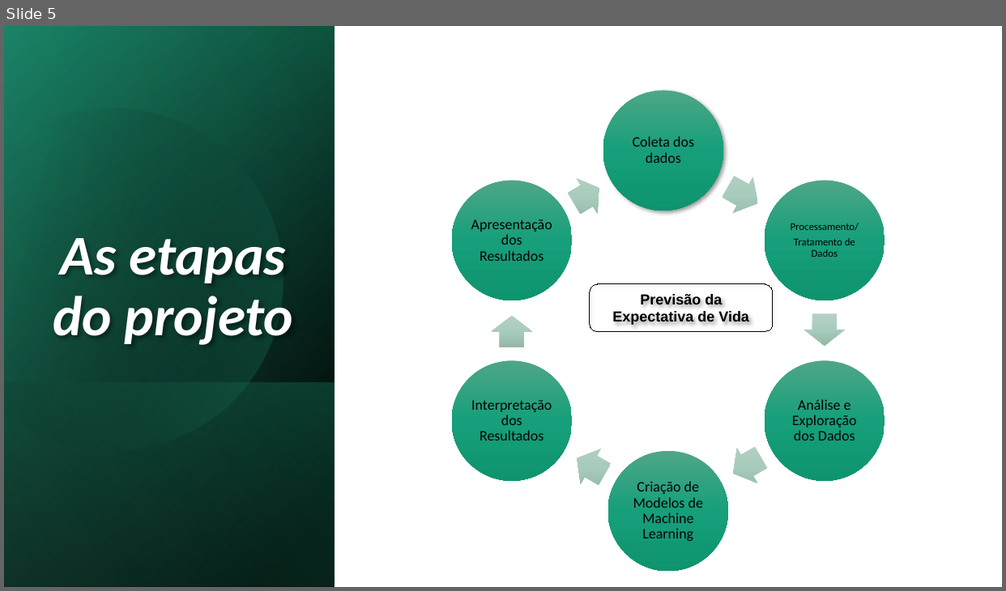
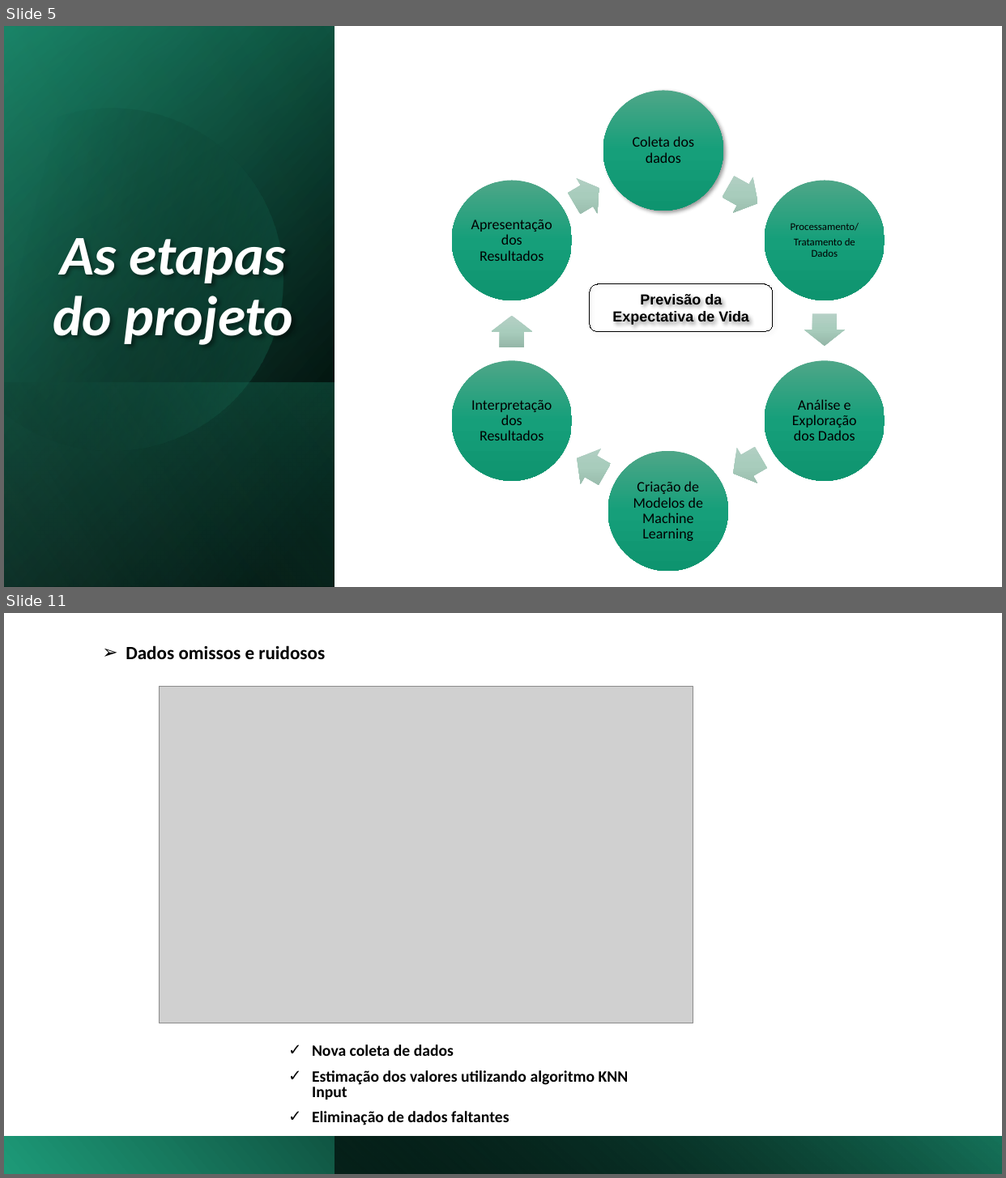
Before and after one commit to alessandra-barbosa/life_expectancy_prediction, a slide deck: pdf/life_expectancy.pptx. Shown one above the other, each under a label of ours: slide 5 before the commit, slides 5 and 11 after it; the slides between them are not shown. The pictures are 1006x591 and 1006x1178 pixels, drawn with LibreOffice and Linux fonts; fonts in the diff are those of the drawing; grey boxes stand for pictures. Boxes give left, top, right and bottom in pixels: in the first picture for what was removed or moved away, otherwise in the second. Text is boxed around its words. In the diff, an @@ line names an element or a change of style, - is before the commit and + after.

```diff
--- a/pdf/life_expectancy.pptx
+++ b/pdf/life_expectancy.pptx
@@ slide 11 added at (x1=4, y1=613, x2=1002, y2=1174), background #FFFFFF @@
@@ title added at (x1=126, y1=645, x2=325, y2=659), 18 pt, text #000000, bold @@
+➢ Dados omissos e ruidosos
@@ picture added at (x1=160, y1=687, x2=693, y2=1023) @@
@@ text added at (x1=312, y1=1045, x2=629, y2=1126), 15.3 pt, text #000000, bold @@
+✓ Nova coleta de dados
+✓ Estimação dos valores utilizando algoritmo KNN Input
+✓ Eliminação de dados faltantes
@@ rectangle added at (x1=4, y1=1137, x2=1002, y2=1174), fill gradient #1D9A78 to #000000 @@
@@ rectangle added at (x1=335, y1=1137, x2=1002, y2=1174), fill gradient #000000 to #16745A @@
```
Also in this commit, not shown: 7 slides changed, 9 other slides added, 3 slides removed, 2 other files.
